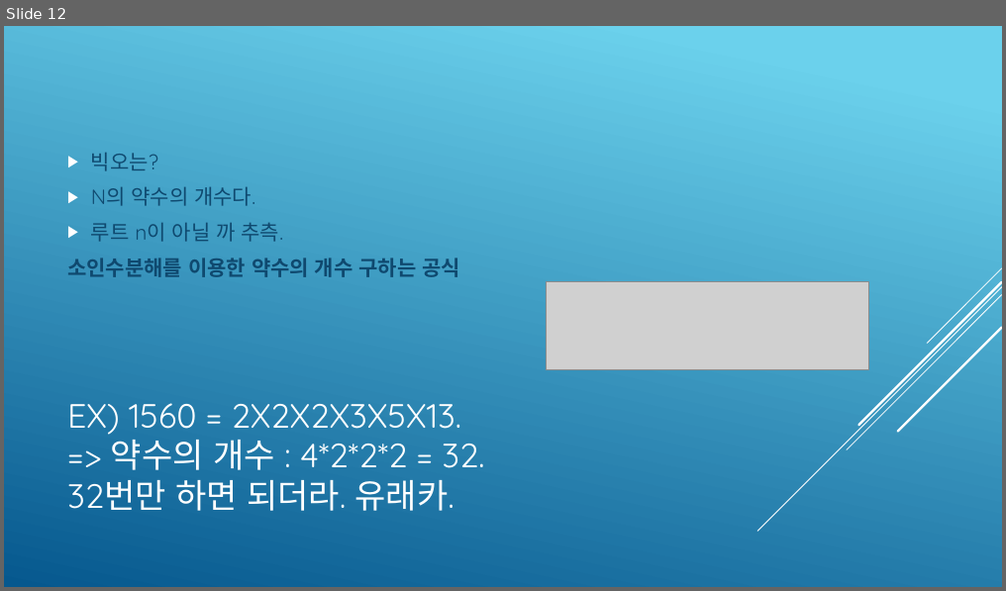
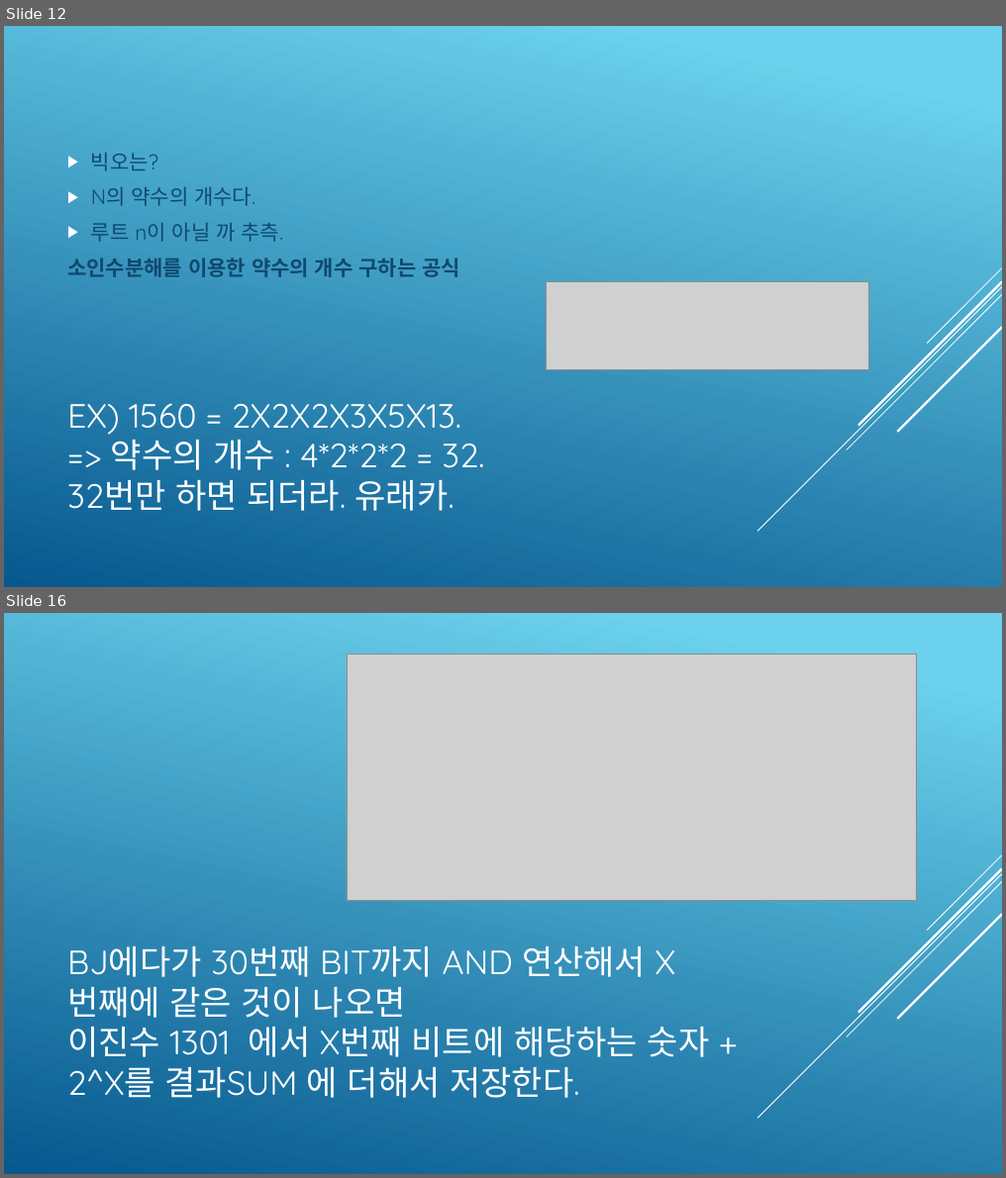
Before and after one commit to ckdgus0505/ACM, a slide deck: PPT 발표자료/UCPC_2018_예선/UCPC 2018 예선 이동석 풀이.pptx. Shown one above the other, each under a label of ours: slide 12 before the commit, slides 12 and 16 after it; the slides between them are not shown. The pictures are 1006x591 and 1006x1178 pixels, drawn with LibreOffice and Linux fonts; fonts in the diff are those of the drawing; grey boxes stand for pictures. Boxes give left, top, right and bottom in pixels: in the first picture for what was removed or moved away, otherwise in the second. Text is boxed around its words. In the diff, an @@ line names an element or a change of style, - is before the commit and + after.

```diff
--- a/PPT 발표자료/UCPC_2018_예선/UCPC 2018 예선 이동석 풀이.pptx
+++ b/PPT 발표자료/UCPC_2018_예선/UCPC 2018 예선 이동석 풀이.pptx
@@ slide 16 added at (4, 613, 1002, 1174), background gradient #6ED2EB to #06588E; not listed: 5 template elements that a slide beside it also shows @@
@@ picture added at (347, 654, 917, 900) @@
@@ title added at (67, 947, 710, 1098), 32.4 pt, text #FFFFFF @@
+BJ에다가 30번째 BIT까지 AND 연산해서 X번째에 같은 것이 나오면
+이진수 1301 에서 X번째 비트에 해당하는 숫자 + 2^X를 결과SUM 에 더해서 저장한다.
```
Also in this commit, not shown: 4 other slides added, 2 other files.
